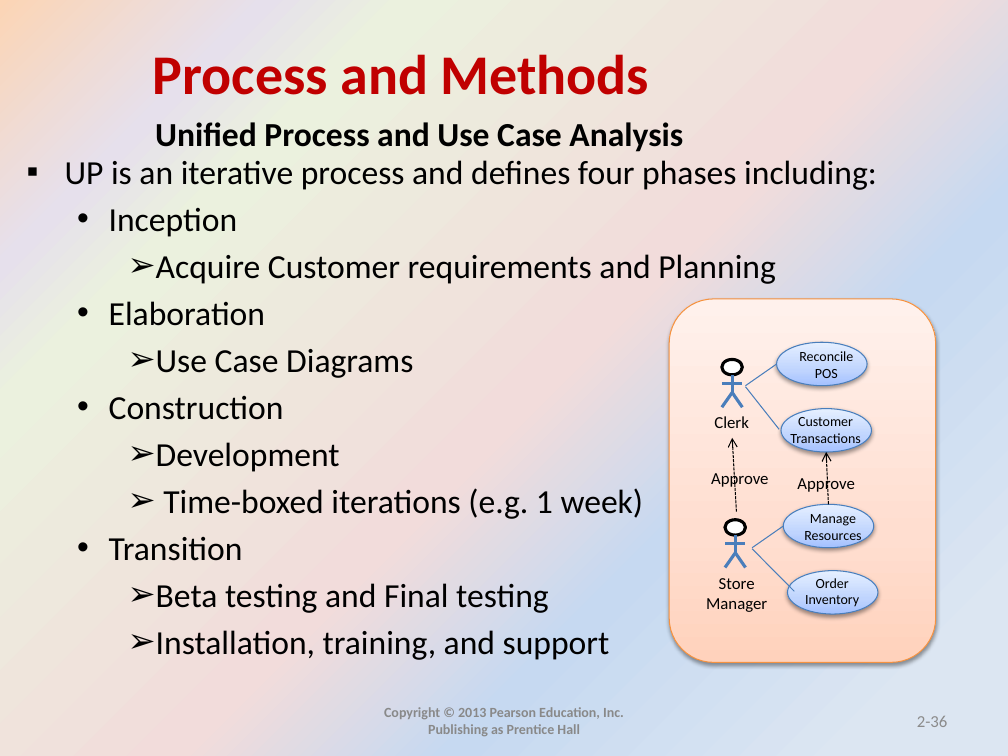
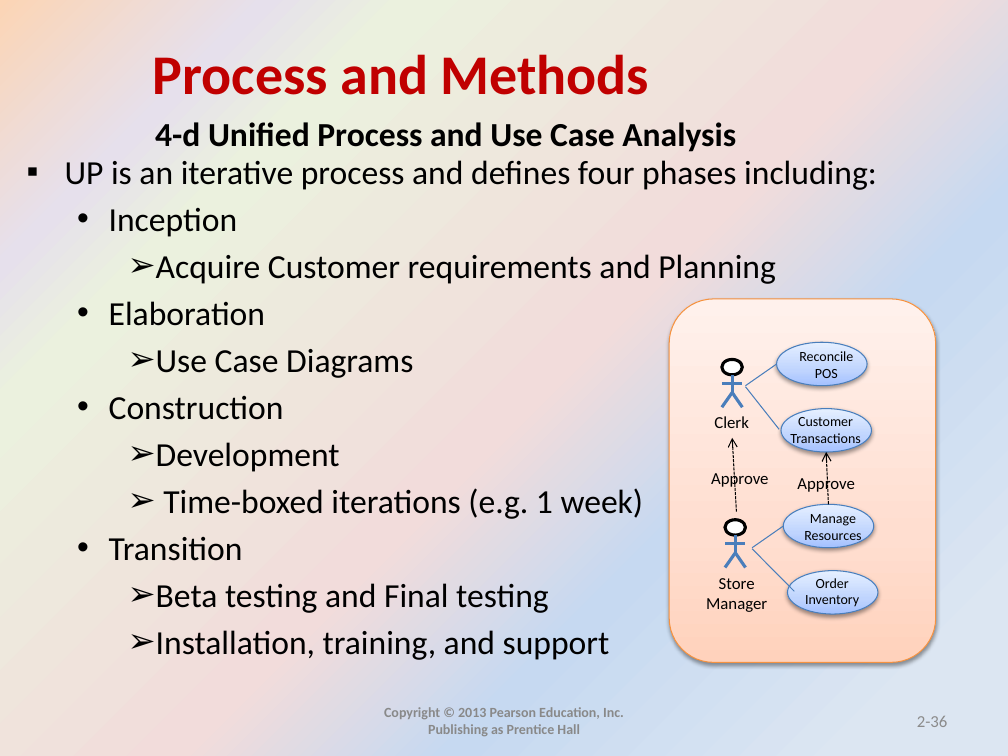
Before and after one commit to mohandesosama/is_project_management, a slide deck: slide 36 of IS-PM-Slides/02_process and methods _ch2.pptx. Drawn at 1008x756 pixels with LibreOffice and Linux fonts; fonts in the diff are those of the drawing. Boxes give left, top, right and bottom in pixels: in the first picture for what was removed or moved away, otherwise in the second. Text is boxed around its words. In the diff, an @@ line names an element or a change of style, - is before the commit and + after.

```diff
--- a/IS-PM-Slides/02_process and methods _ch2.pptx
+++ b/IS-PM-Slides/02_process and methods _ch2.pptx
@@ text at (x1=155, y1=122, x2=736, y2=152): text changed @@
-Unified Process and Use Case Analysis
+4-d Unified Process and Use Case Analysis
```
Also in this commit, not shown: 39 other slides changed, 1 slide removed.
